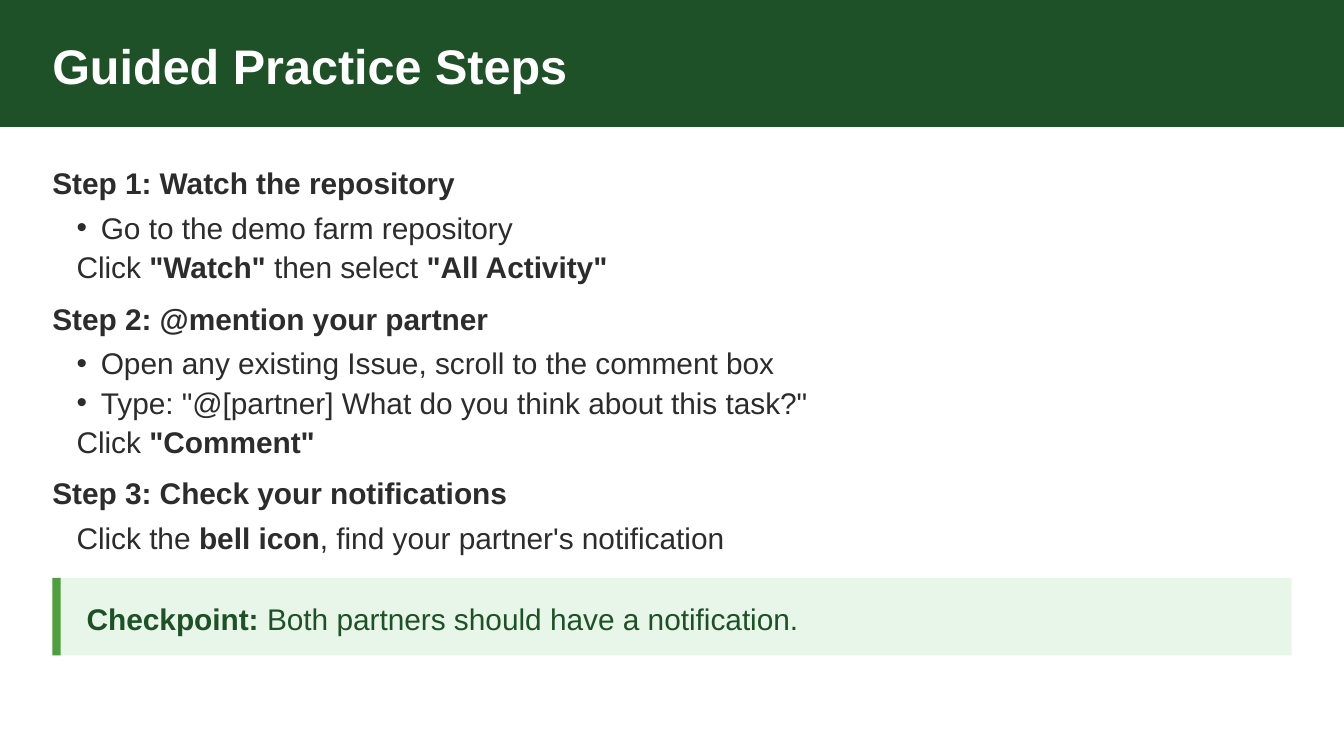
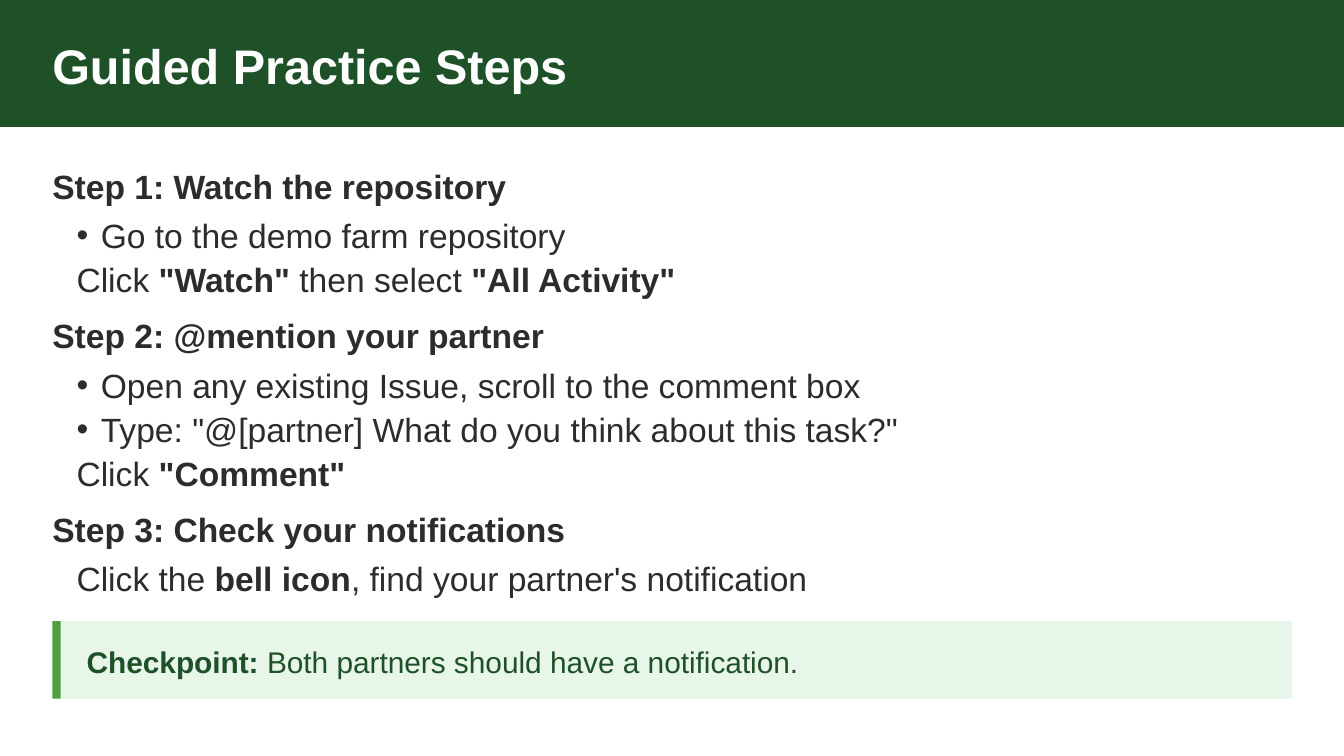
Before and after one commit to zircote/github4farms, a slide deck: slide 18 of sessions/session-05/slides.pptx. Drawn at 1344x756 pixels with LibreOffice and Linux fonts; fonts in the diff are those of the drawing. Boxes give left, top, right and bottom in pixels: in the first picture for what was removed or moved away, otherwise in the second. Text is boxed around its words. In the diff, an @@ line names an element or a change of style, - is before the commit and + after.

Commit message:
build: regenerate all 12 session PPTX decks
Rebuild all slide decks to incorporate HTML quality fixes,
content additions, and layout corrections.

```diff
--- a/sessions/session-05/slides.pptx
+++ b/sessions/session-05/slides.pptx
@@ text "Step 2: @mention your partner": place and size @@
-text "Step 2: @mention your partner" at (52, 308, 488, 335)
+text "Step 2: @mention your partner" at (52, 323, 544, 354)
@@ text "Open any existing Issue, scroll ...": place and size @@
-text "Open any existing Issue, scroll ..." at (77, 352, 808, 454)
+text "Open any existing Issue, scroll ..." at (77, 373, 898, 487)
@@ size 16 to 18 pt; line spacing 21.6pt to 24.3pt in 3 elements at (52, 174, 506, 205), (52, 323, 544, 354), (52, 517, 565, 548) @@
@@ text "Step 3: Check your notifications": place and size @@
-text "Step 3: Check your notifications" at (52, 482, 507, 510)
+text "Step 3: Check your notifications" at (52, 517, 565, 548)
@@ size 16 to 18 pt; line spacing 20pt to 22.5pt in 3 elements at (77, 223, 675, 298), (77, 373, 898, 487), (77, 566, 808, 598) @@
@@ text "Click the bell icon, find ...": place and size @@
-text "Click the bell icon, find ..." at (77, 527, 724, 554)
+text "Click the bell icon, find ..." at (77, 566, 808, 598)
@@ 1 text, 1 rectangle, 1 line: place and size @@
-1 text, 1 rectangle, 1 line at (52, 578, 1292, 656)
+1 text, 1 rectangle, 1 line at (52, 621, 1292, 699)
```
Also in this commit, not shown: 5 other slides changed, 11 other files.
